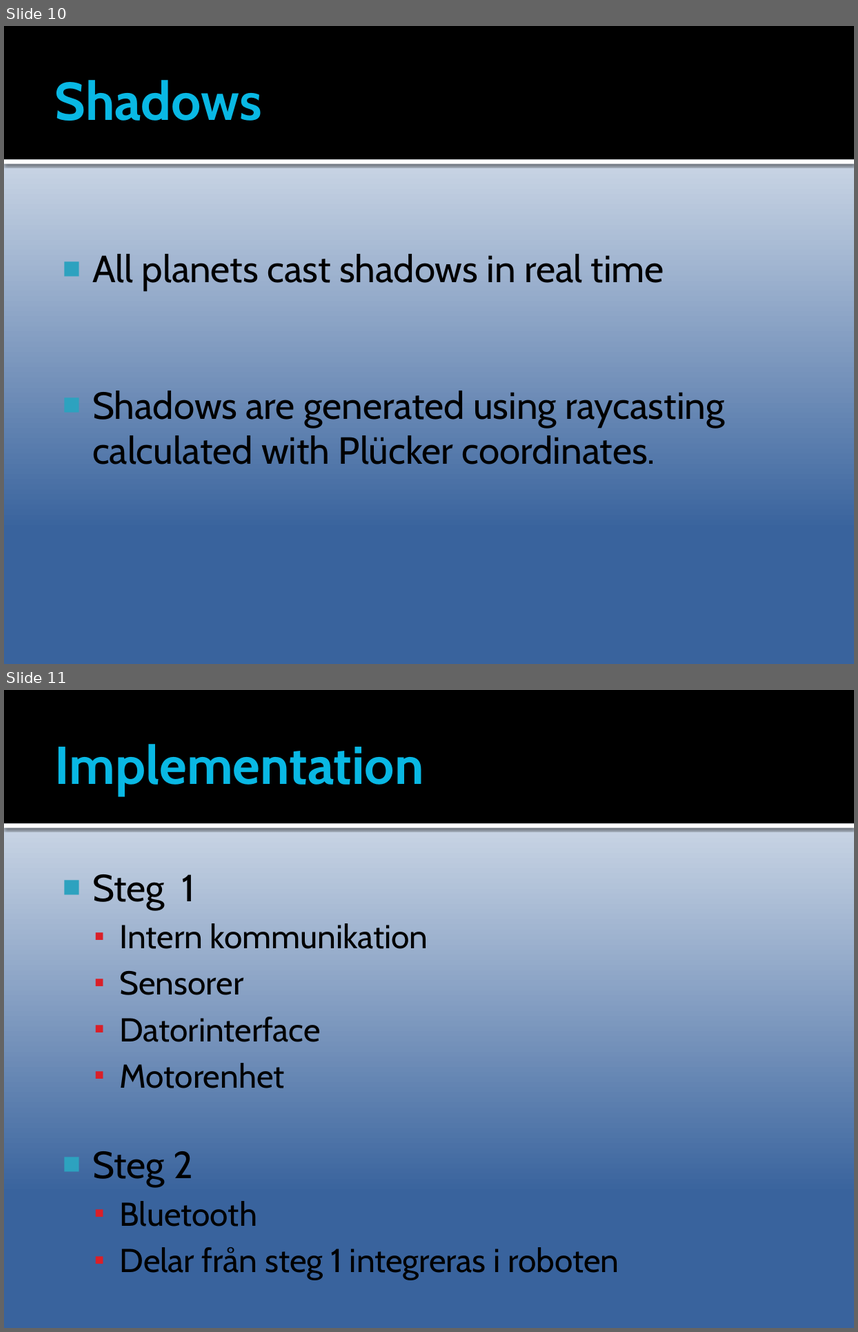
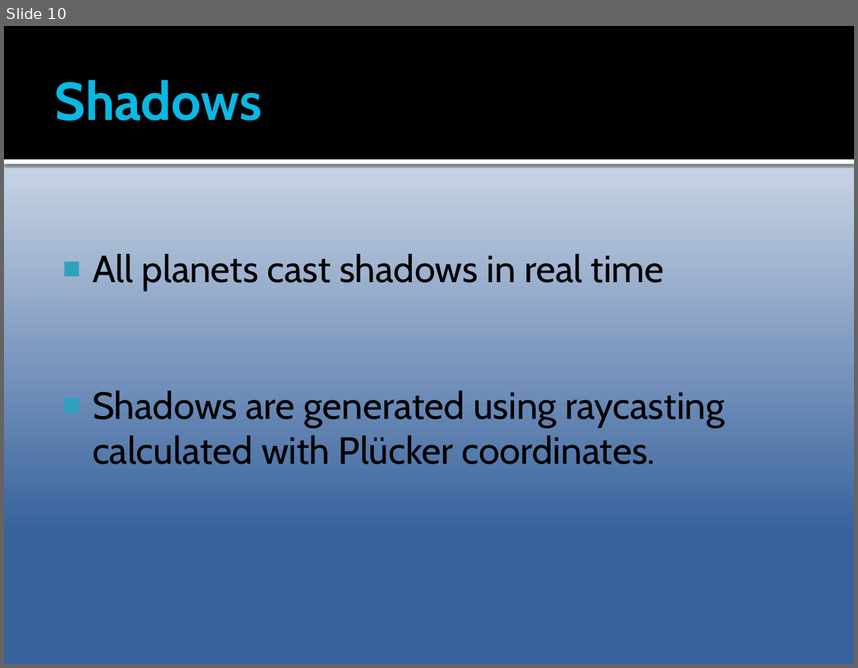
Before and after one commit to AlexanderSjoholm/CMS, a slide deck: Documentation/Presentation TSBK07 CMS.pptx. Shown one above the other, each under a label of ours: slides 10 and 11 before the commit, slide 10 after it. The pictures are 858x1332 and 858x668 pixels, drawn with LibreOffice and Linux fonts; fonts in the diff are those of the drawing. Boxes give left, top, right and bottom in pixels: in the first picture for what was removed or moved away, otherwise in the second. Text is boxed around its words. In the diff, an @@ line names an element or a change of style, - is before the commit and + after.

```diff
--- a/Documentation/Presentation TSBK07 CMS.pptx
+++ b/Documentation/Presentation TSBK07 CMS.pptx
@@ slide 11 removed at <box>4,690,854,1328</box>, background gradient #FFFFFF to #39639D; not listed: 2 template elements that a slide beside it also shows @@
@@ title removed at <box>55,744,424,796</box> @@
-Implementation
@@ text removed at <box>92,874,619,1279</box> @@
-■ Steg 1
-  ▪ Intern kommunikation
-  ▪ Sensorer
-  ▪ Datorinterface
-  ▪ Motorenhet
-■ Steg 2
-  ▪ Bluetooth
-  ▪ Delar från steg 1 integreras i roboten
```
Also in this commit, not shown: 3 slides changed, 18 other slides removed.
